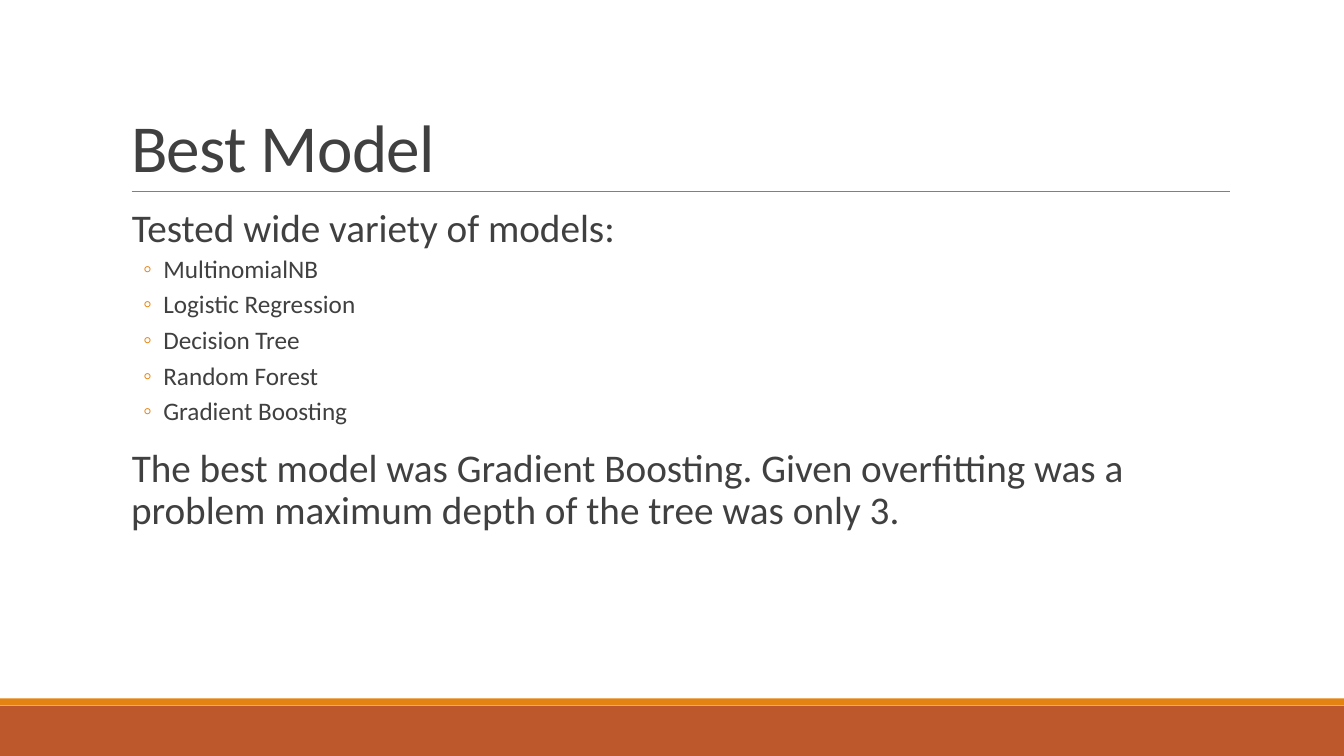
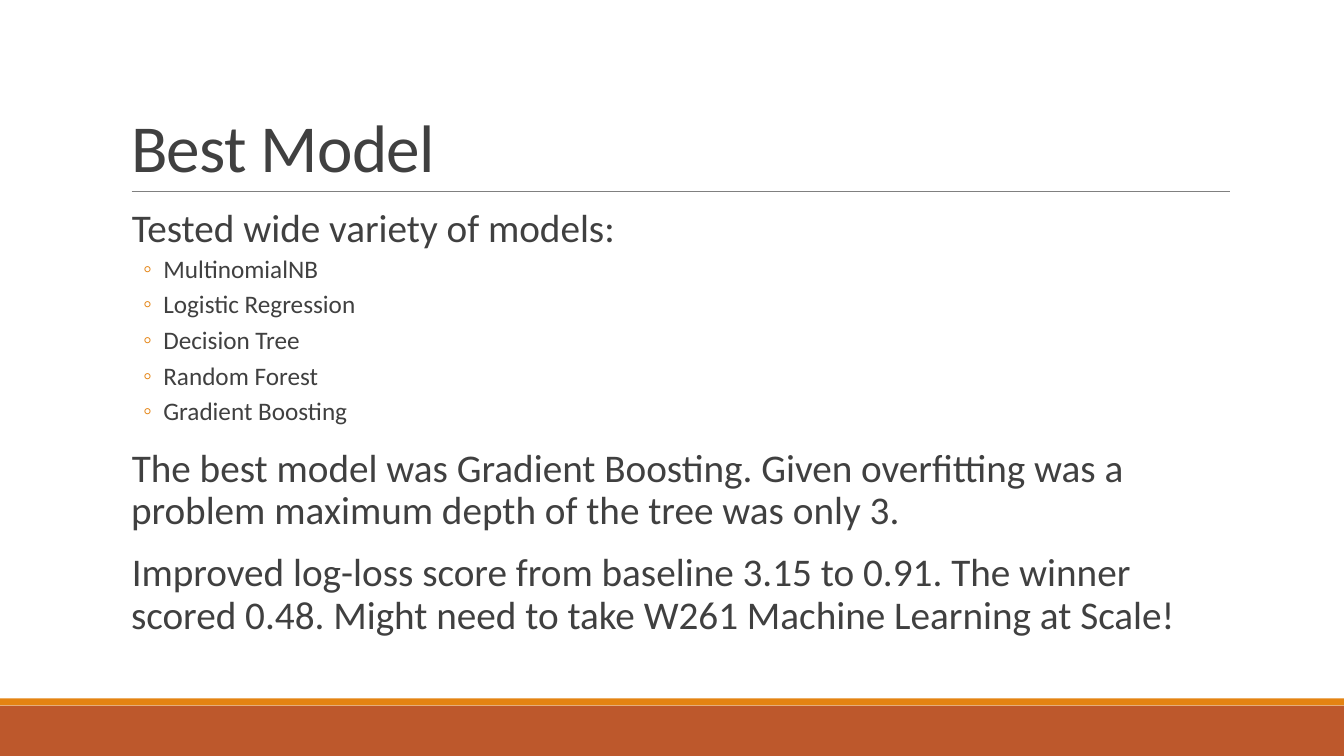
Before and after one commit to richardhitchens/Project, a slide deck: slide 5 of Final_project.pptx. Drawn at 1344x756 pixels with LibreOffice and Linux fonts; fonts in the diff are those of the drawing. Boxes give left, top, right and bottom in pixels: in the first picture for what was removed or moved away, otherwise in the second. Text is boxed around its words. In the diff, an @@ line names an element or a change of style, - is before the commit and + after.

Commit message:
presentation

```diff
--- a/Final_project.pptx
+++ b/Final_project.pptx
@@ text at (131,558,1174,636): paragraph added @@
+  Improved log-loss score from baseline 3.15 to 0.91. The winner scored 0.48. Might need to take W261 Machine Learning at Scale!
```
